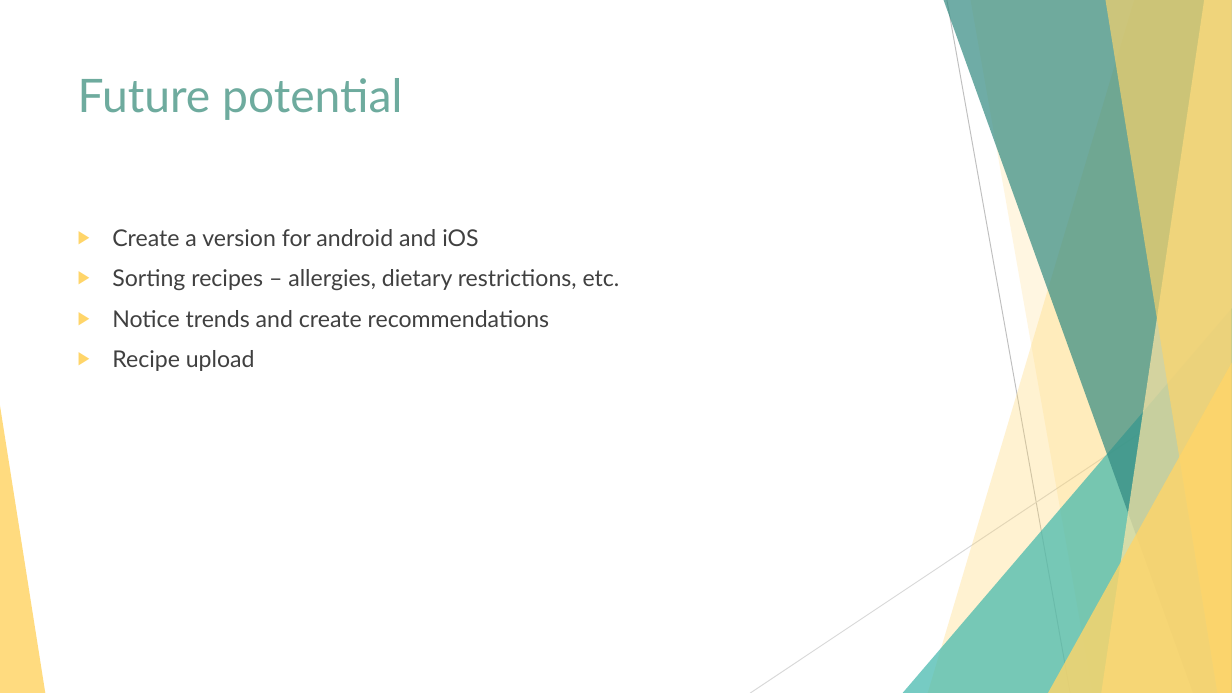
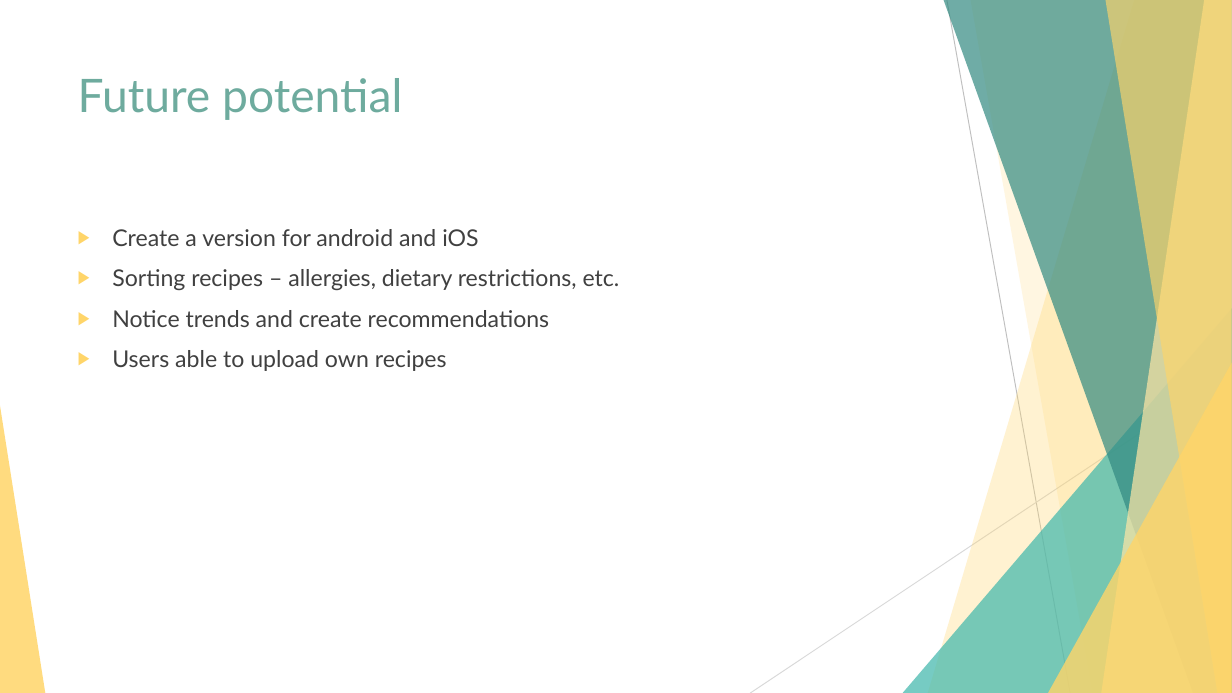
Before and after one commit to adrian760/RecipEZ, a slide deck: slide 6 of RecipEZ.pptx (slide 7 before the commit). Drawn at 1232x693 pixels with LibreOffice and Linux fonts; fonts in the diff are those of the drawing. Boxes give left, top, right and bottom in pixels: in the first picture for what was removed or moved away, otherwise in the second. Text is boxed around its words. In the diff, an @@ line names an element or a change of style, - is before the commit and + after.

```diff
--- a/RecipEZ.pptx
+++ b/RecipEZ.pptx
@@ text at [112,350,447,371]: text changed @@
-▶ Recipe upload
+▶ Users able to upload own recipes
```
Also in this commit, not shown: 1 other slide changed, 1 slide removed.
